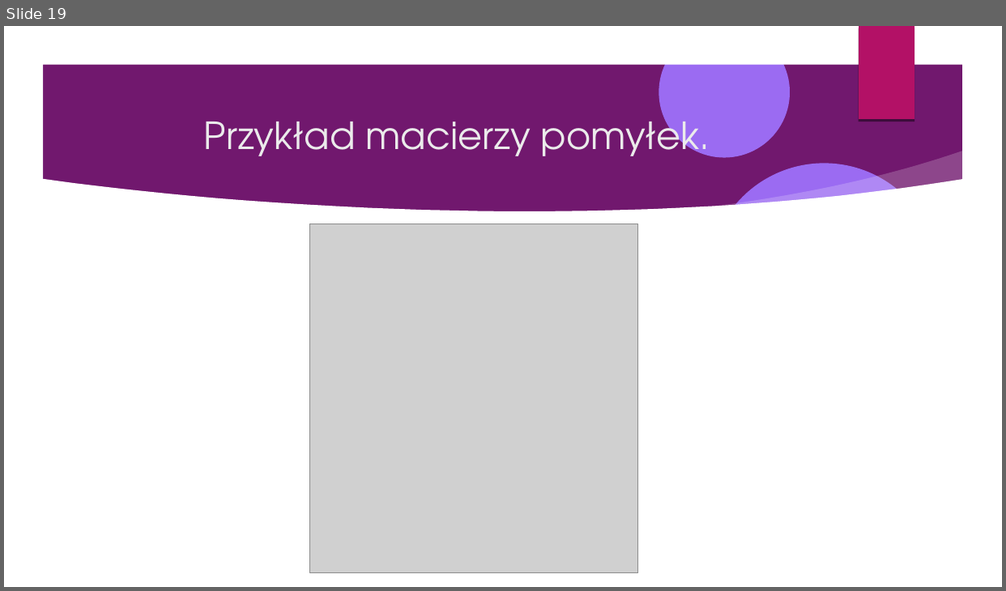
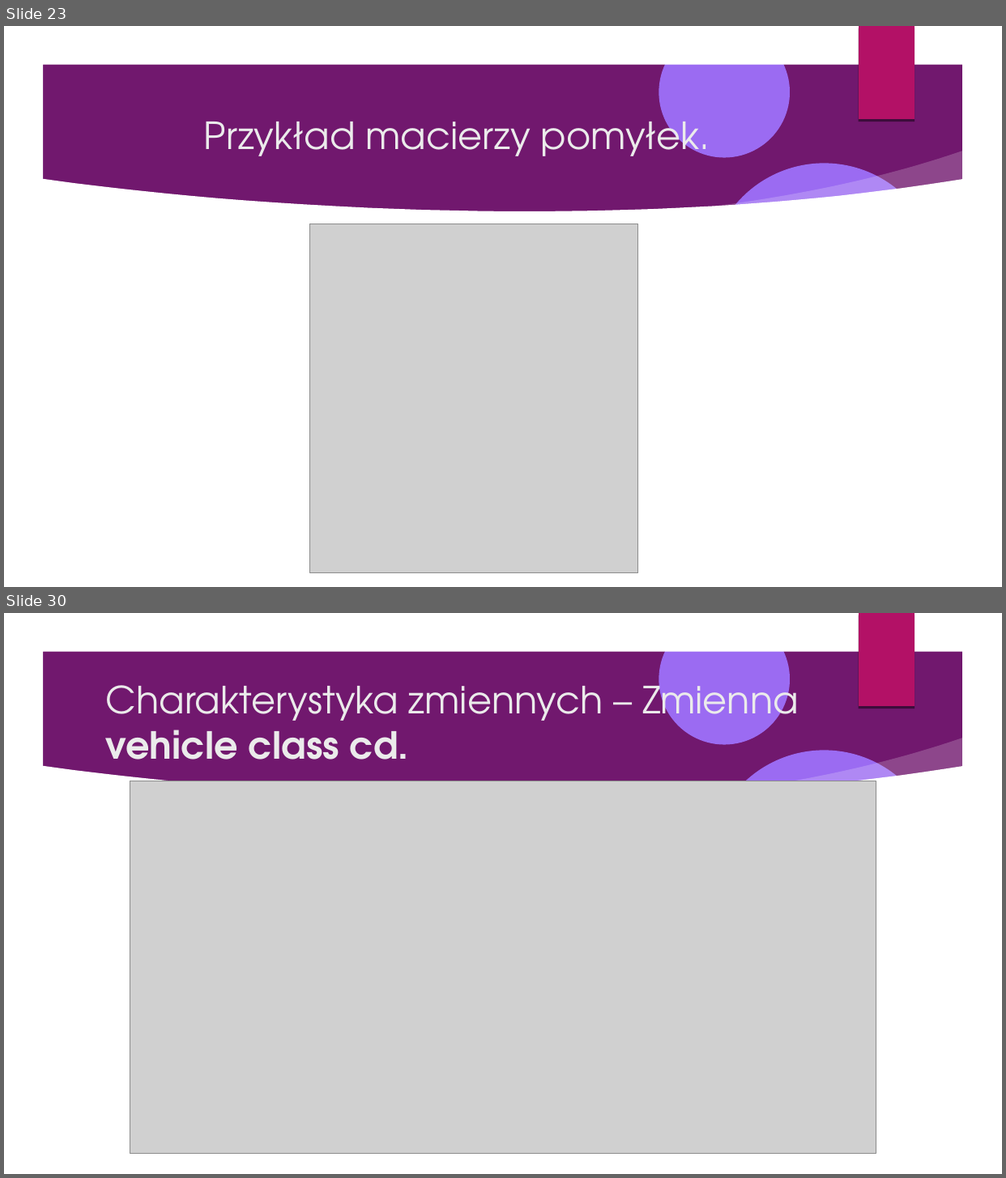
Before and after one commit to Pawel-Tomasz-Nowak/Scientific-collaboration, a slide deck: EmissionAnalysis/Prezentacja projektu.odp. Shown one above the other, each under a label of ours: slide 19 before the commit, slides 23 and 30 after it; the slides between them are not shown. The pictures are 1006x591 and 1006x1178 pixels, drawn with LibreOffice and Linux fonts; fonts in the diff are those of the drawing; grey boxes stand for pictures; background and template pictures are left out. Boxes give left, top, right and bottom in pixels: in the first picture for what was removed or moved away, otherwise in the second. Text is boxed around its words. In the diff, an @@ line names an element or a change of style, - is before the commit and + after.

```diff
--- a/EmissionAnalysis/Prezentacja projektu.odp
+++ b/EmissionAnalysis/Prezentacja projektu.odp
@@ slide 30 added at box(4, 613, 1002, 1174), background picture (left out); not listed: 9 template elements that a slide beside it also shows @@
@@ title added at box(106, 675, 799, 760), 36 pt, text #EBEBEB @@
+Charakterystyka zmiennych – Zmienna vehicle class cd.
@@ picture added at box(130, 781, 876, 1154) @@
@@ what was slide 19 is now slide 23 @@
```
Also in this commit, not shown: 1 slide changed, 28 other slides added, 3 other files.
